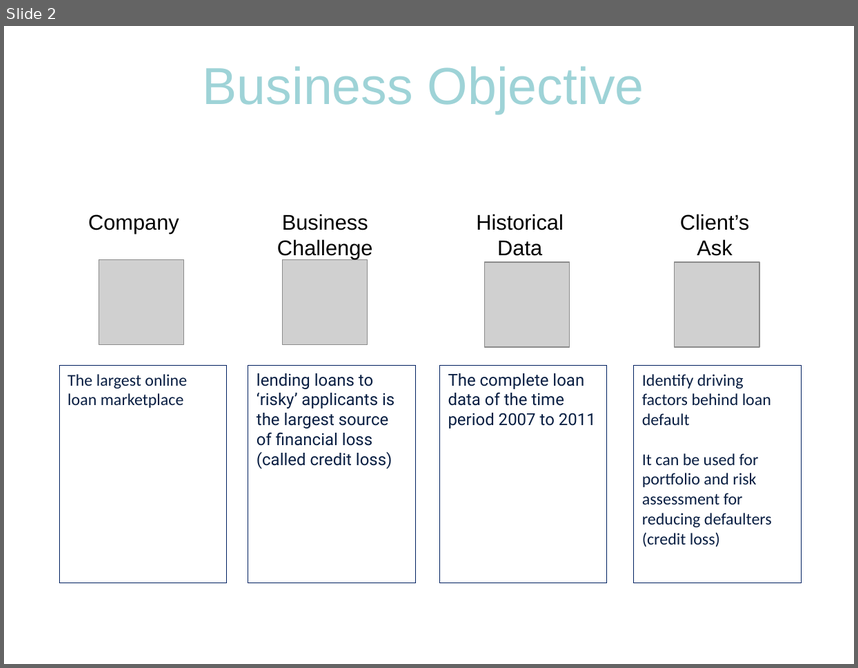
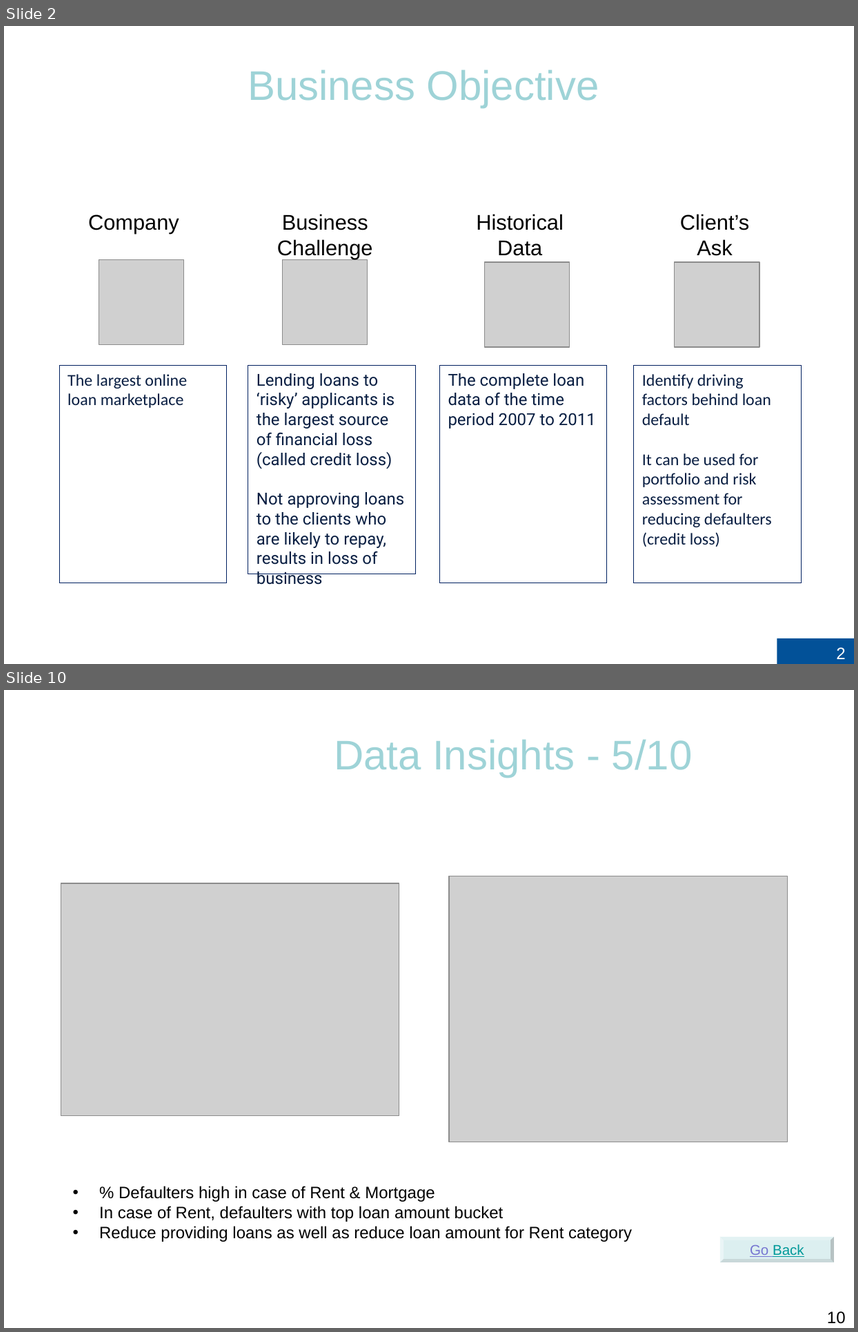
Before and after one commit to RujDha/LendingClub-CaseStudy, a slide deck: LeandingClub-CaseStudy.pptx. Shown one above the other, each under a label of ours: slide 2 before the commit, slides 2 and 10 after it; the slides between them are not shown. The pictures are 858x668 and 858x1332 pixels, drawn with LibreOffice and Linux fonts; fonts in the diff are those of the drawing; grey boxes stand for pictures; background and template pictures are left out. Boxes give left, top, right and bottom in pixels: in the first picture for what was removed or moved away, otherwise in the second. Text is boxed around its words. In the diff, an @@ line names an element or a change of style, - is before the commit and + after.

```diff
--- a/LeandingClub-CaseStudy.pptx
+++ b/LeandingClub-CaseStudy.pptx
@@ slide 10 added at [4, 690, 854, 1328], background picture (left out) @@
@@ title added at [334, 740, 693, 777], 35 pt, text #9ED3D7 @@
+Data Insights - 5/10
@@ text added at [252, 791, 774, 836], 25 pt, text #FFFFFF @@
+Bivariate Analysis – Home Ownership
@@ picture added at [61, 883, 399, 1115] @@
@@ picture added at [450, 876, 788, 1141] @@
@@ text added at [99, 1185, 632, 1241], 14 pt, text #000000 @@
+• % Defaulters high in case of Rent & Mortgage
+• In case of Rent, defaulters with top loan amount bucket
+• Reduce providing loans as well as reduce loan amount for Rent category
@@ bevel added at [721, 1236, 835, 1262], fill #BBE0E3 at 50% opacity, 12 pt, text #009999, underline @@
+Go Back
@@ page number added at [827, 1311, 846, 1323], 14 pt, text #000000 @@
+10
@@ slide 2 changed as well @@
@@ title "Business Objective" at [248, 70, 599, 107]: size 44 to 35 pt @@
@@ rectangle "Lending loans to ‘risky’ applicants ...": place and size @@
-rectangle "Lending loans to ‘risky’ applicants ..." at [248, 365, 415, 583]
+rectangle "Lending loans to ‘risky’ applicants ..." at [248, 365, 415, 575]
@@ text in rectangle at [257, 373, 404, 584]: text changed @@
-lending loans to ‘risky’ applicants is the largest source of financial loss (called credit loss)
+Lending loans to ‘risky’ applicants is the largest source of financial loss (called credit loss)
+Not approving loans to the clients who are likely to repay, results in loss of business
@@ page number added at [777, 638, 854, 664], fill #025198, 14 pt, text #FFFFFF @@
+2
```
Also in this commit, not shown: 8 other slides changed, 6 other slides added, 3 slides removed.
